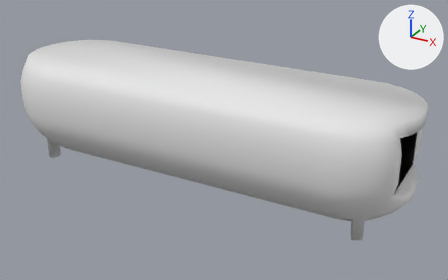
Renders of the FBX model John & John/Marcus_Unity_Packages/RawFiles/LabTable/LabTable.fbx from each side of a commit.
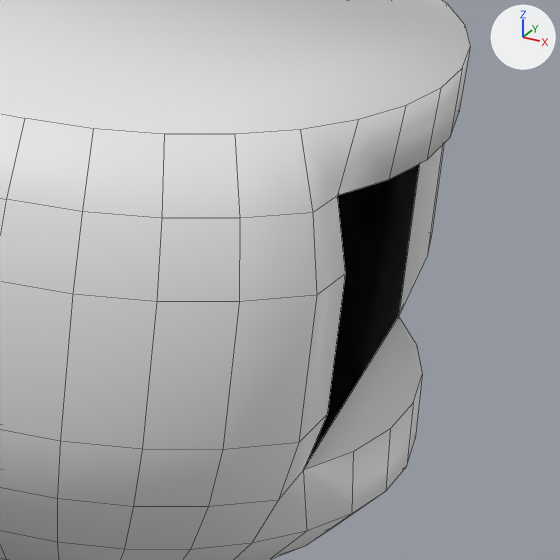
Each version is shown whole from a camera (50 mm lens) standing at (4.19, -7.09, 3.54) and looking at (0.26, 0.05, -0.03), then close up on the part from 73% to 100% of the width and 35% to 77% of the height. The axes (+X, +Y, +Z) are drawn at upper right. The lights are the same throughout. The close-ups show mesh edges as thin lines. Where no turn or scale is listed for an object, it has been applied to the vertices.
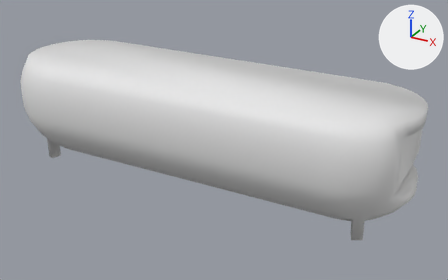
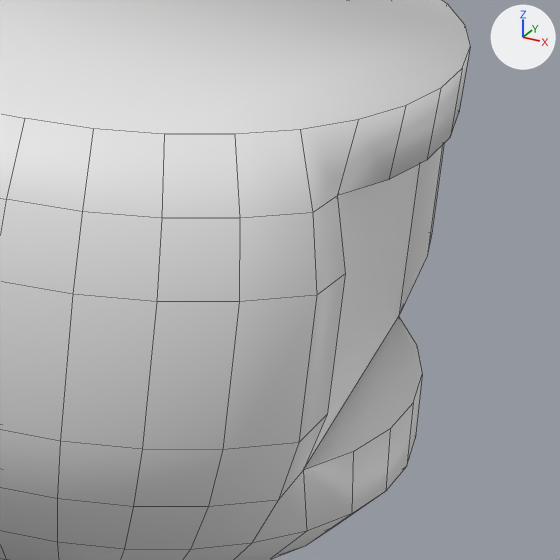
Edits to the bpy script that builds the scene:
```text
Change me_sphere:
    where me_sphere.from_pydata(...)  # 337 vertices, 298 faces; spans x -2.99..2.99, y -0.99..0.98, z -2.64..-1.08
    used by ob_sphere; location = (0.0, 0.0, 2.0)
    verts and faces of me_sphere; kept vertices keep their numbers, new ones are numbered from 337
    before: 186 (2.83, -0.5, -1.26) at pixel (337, 195), 189 (2.83, -0.5, -2.0) at pixel (303, 470), 296 (2.83, 0.5, -1.26), 299 (2.83, 0.5, -2.0) at pixel (398, 316)
    me_sphere part 1
    add delete_faces([(186, 296, 299, 189)])
    add faces += [(186, 189, 299, 296)]
```

Pixel boxes (x1, y1, x2, y2) of what changed, in the close-ups (560 x 560 px; the box of a moved part takes in the faces that stretch with it):
part 1 of me_sphere, moved or reshaped: (303, 164, 419, 470) in both
